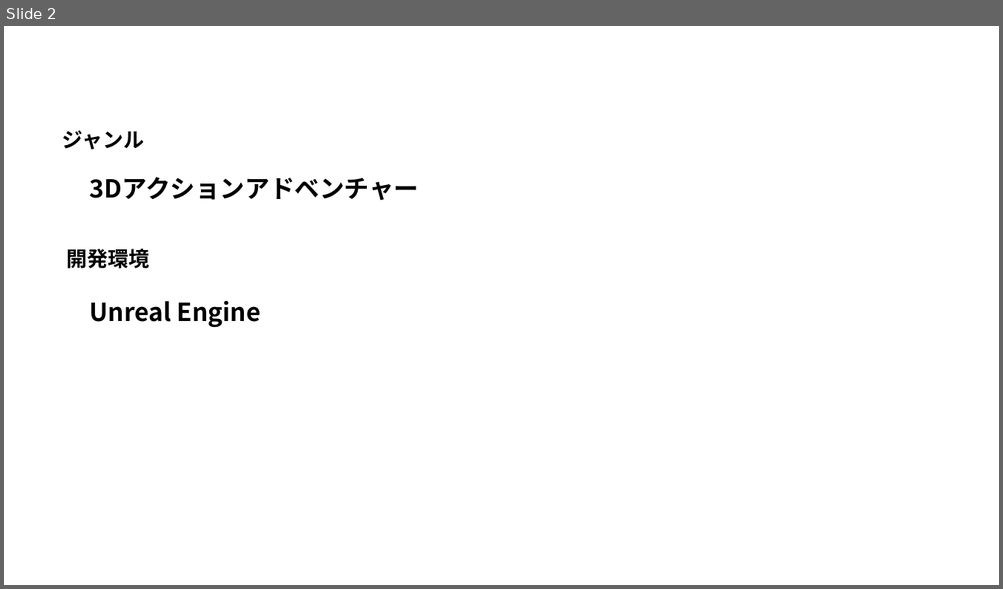
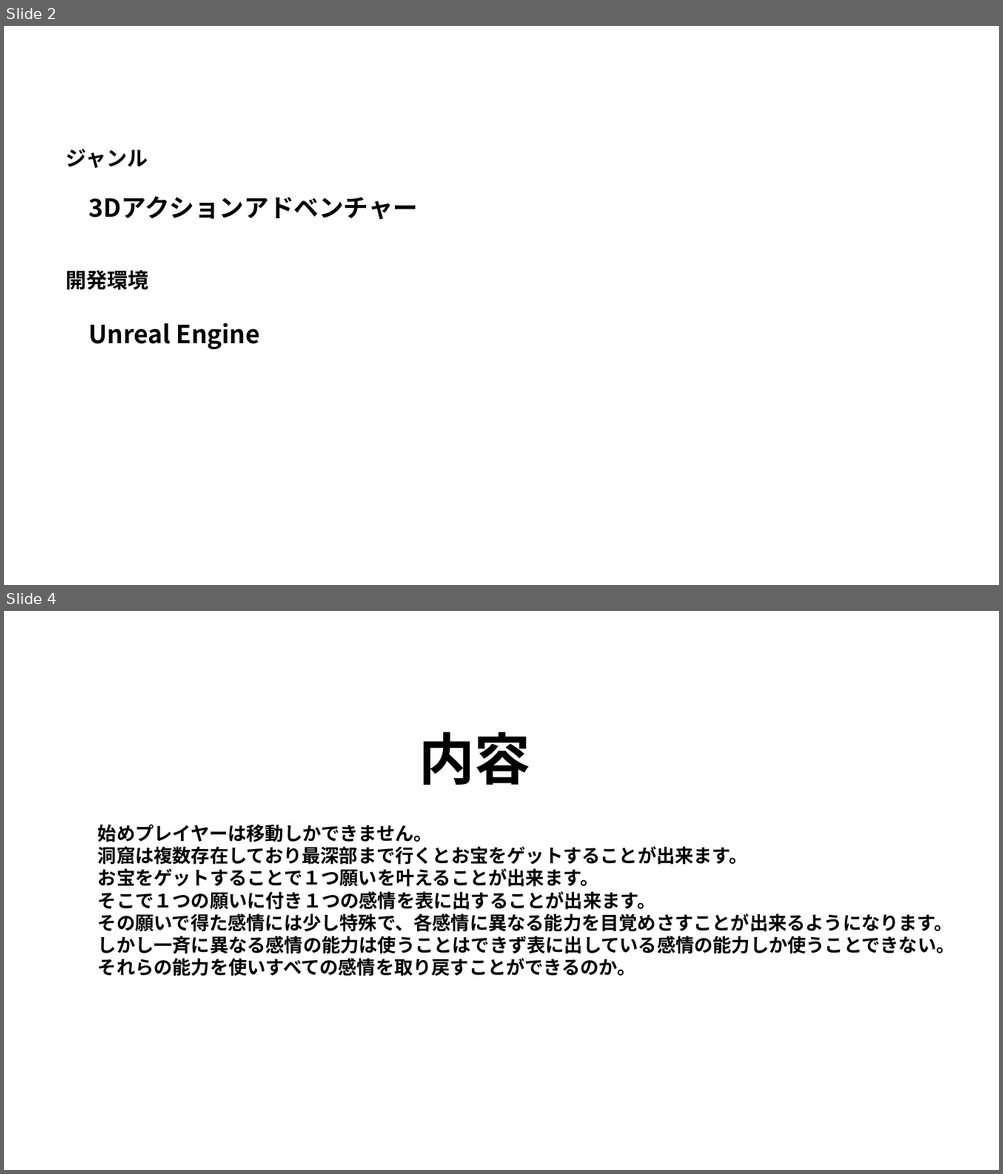
Before and after one commit to kirinokazuto/adventure, a slide deck: 企画書.pptx. Shown one above the other, each under a label of ours: slide 2 before the commit, slides 2 and 4 after it; the slides between them are not shown. The pictures are 1003x589 and 1003x1174 pixels, drawn with LibreOffice and Linux fonts; fonts in the diff are those of the drawing. Boxes give left, top, right and bottom in pixels: in the first picture for what was removed or moved away, otherwise in the second. Text is boxed around its words. In the diff, an @@ line names an element or a change of style, - is before the commit and + after.

Commit message:
企画書概要内容完成

```diff
--- a/企画書.pptx
+++ b/企画書.pptx
@@ slide 4 added at [4, 611, 999, 1170], background #FFFFFF @@
@@ text added at [418, 732, 530, 785], 54 pt, text #000000, bold @@
+内容
@@ text added at [98, 824, 955, 977], 18 pt, text #000000, bold @@
+始めプレイヤーは移動しかできません。
+洞窟は複数存在しており最深部まで行くとお宝をゲットすることが出来ます。
+お宝をゲットすることで１つ願いを叶えることが出来ます。
+そこで１つの願いに付き１つの感情を表に出することが出来ます。
+その願いで得た感情には少し特殊で、各感情に異なる能力を目覚めさすことが出来るようになります。
+しかし一斉に異なる感情の能力は使うことはできず表に出している感情の能力しか使うことできない。
+それらの能力を使いすべての感情を取り戻すことができるのか。
@@ slide 2 changed as well @@
@@ text "ジャンル": place and size @@
-text "ジャンル" at [62, 130, 145, 150]
+text "ジャンル" at [66, 149, 148, 168]
@@ text "3Dアクションアドベンチャー": place and size @@
-text "3Dアクションアドベンチャー" at [89, 177, 418, 201]
+text "3Dアクションアドベンチャー" at [88, 196, 418, 220]
@@ text "開発環境": place and size @@
-text "開発環境" at [66, 249, 149, 269]
+text "開発環境" at [66, 270, 149, 290]
@@ text "Unreal Engine": place and size @@
-text "Unreal Engine" at [89, 301, 261, 327]
+text "Unreal Engine" at [88, 323, 260, 349]
```
Also in this commit, not shown: 2 other slides changed, 3 other slides added, 1 slide removed, 1 other file.
